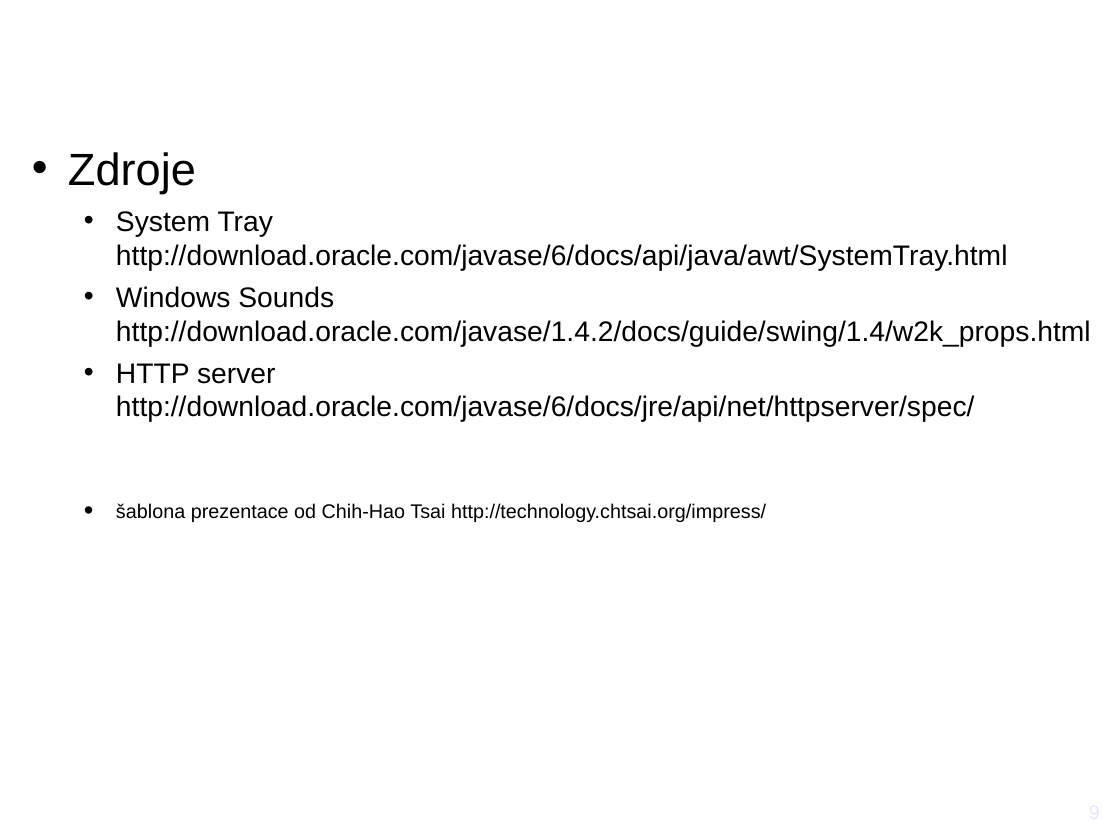
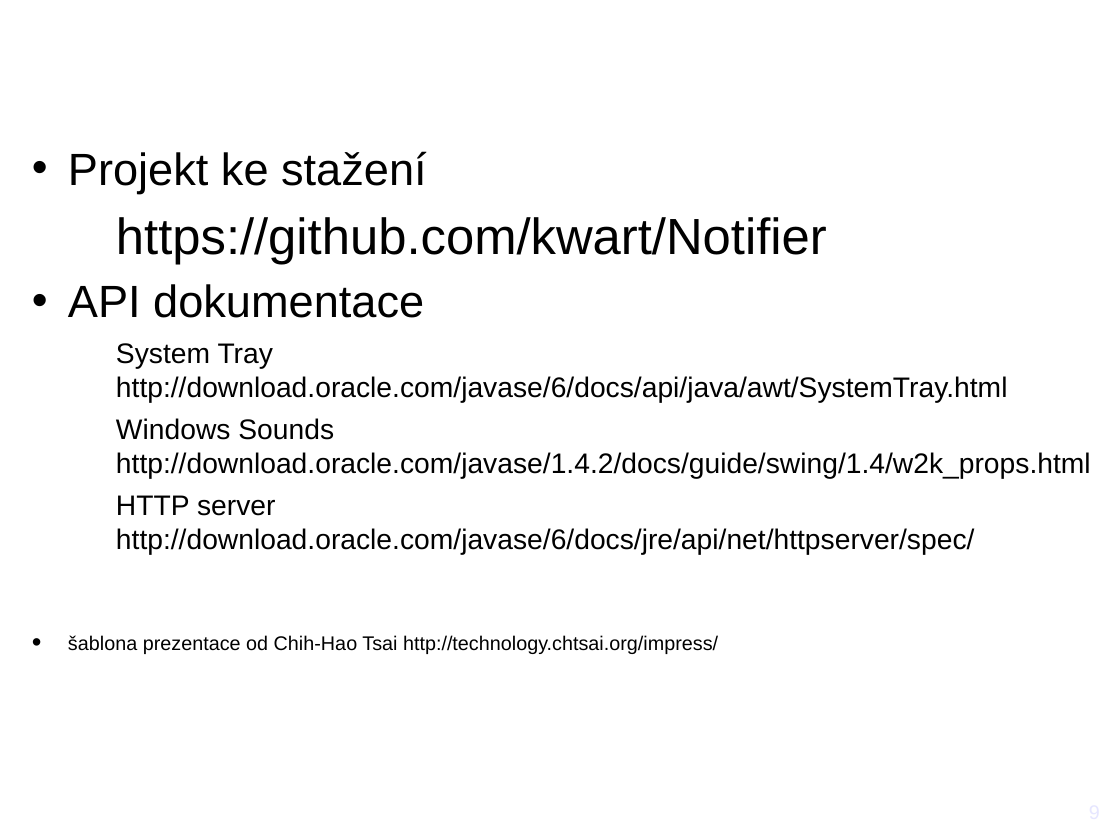
Before and after one commit to kwart/notifier, a slide deck: slide 9 of doc/Notifier.odp. Drawn at 1120x840 pixels with LibreOffice and Linux fonts; fonts in the diff are those of the drawing; background and template pictures are left out. Boxes give left, top, right and bottom in pixels: in the first picture for what was removed or moved away, otherwise in the second. Text is boxed around its words. In the diff, an @@ line names an element or a change of style, - is before the commit and + after.

Commit message:
Link to github repo added and Title page changed

```diff
--- a/doc/Notifier.odp
+++ b/doc/Notifier.odp
@@ text at box(68, 151, 827, 318): text changed; size 32 to 36 pt @@
-• Zdroje
+• Projekt ke stažení
+  − https://github.com/kwart/Notifier
+• API dokumentace
@@ text at box(68, 343, 1091, 654): bullet • to −; list level 2 to 1 in "šablona prezentace od Chih-Hao Tsai ..." @@
```
Also in this commit, not shown: 1 other slide changed.
